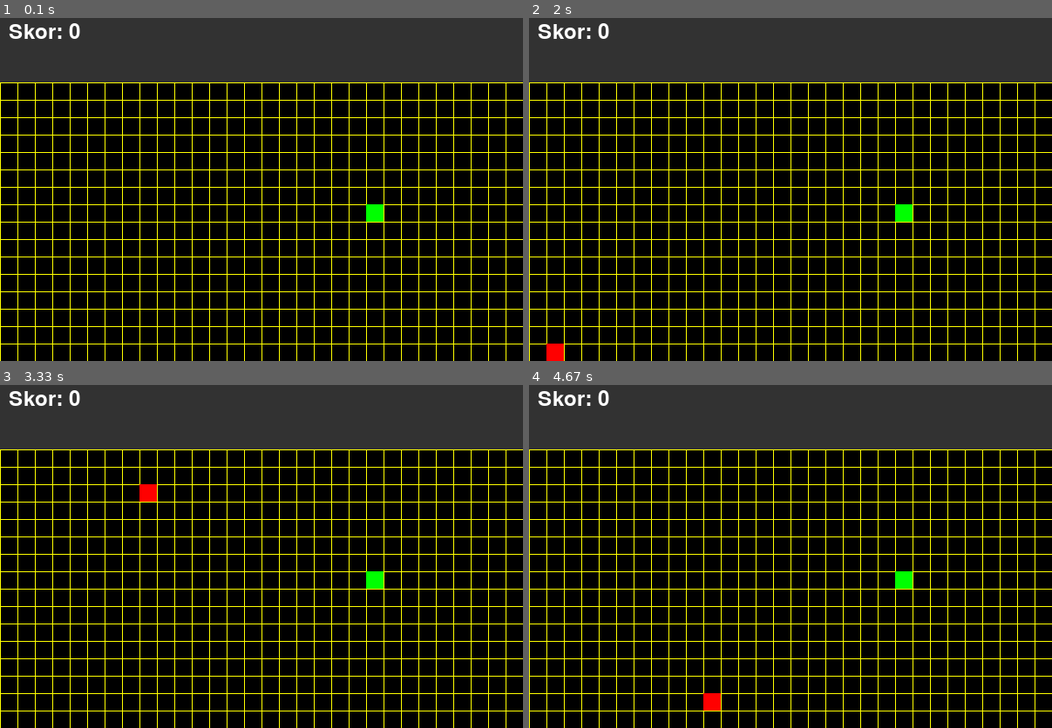
Above: before the commit, frames 1-4 (two rows, left to right).
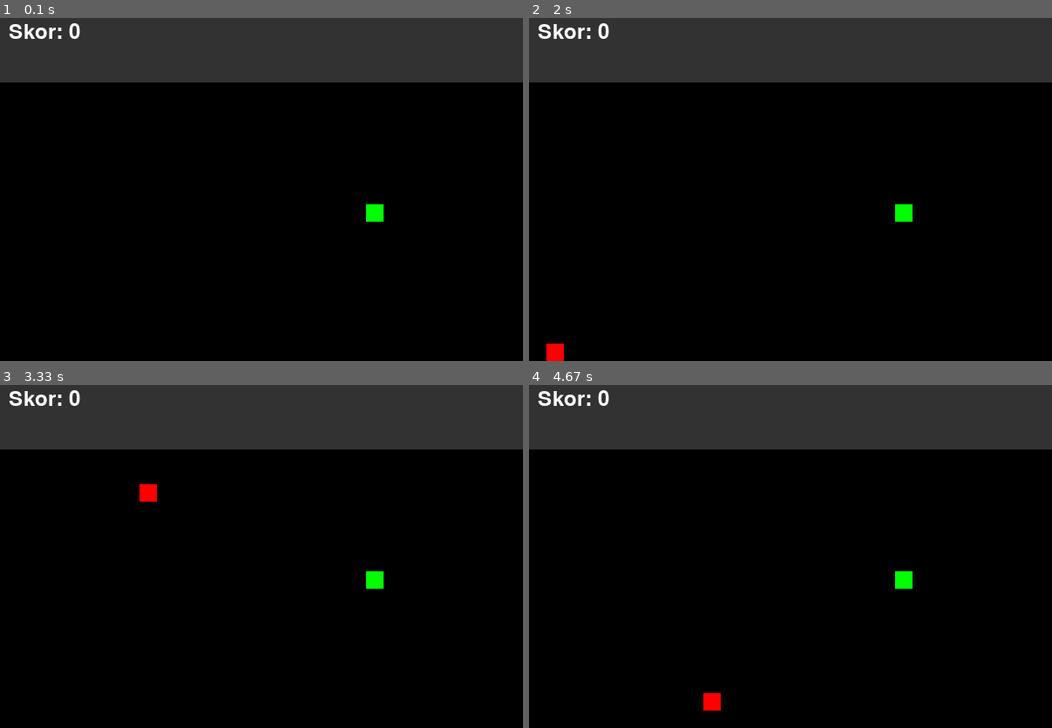
Above: after the commit, the same moments.

Repository: harigro/ular_pygame
Game: pygame game, started from ular.py
Same seed, same stepped clock (60 frames per second), same inputs: the game is played once before the commit and once after it.
Inputs:
- Up to frame 1 (0.1 s): no input
- Up to frame 2 (2 s): tap Enter at 0.33 s; hold W 1.17-1.63 s; hold D from 1.67 s (still down)
- Up to frame 3 (3.33 s): release D at 2.13 s; hold A 2.17-2.7 s; hold S 2.73-3.03 s; hold A from 3.07 s (still down)
- Up to frame 4 (4.67 s): release A at 3.47 s; hold W 3.5-3.87 s; hold D 3.9-4.53 s; hold S from 4.57 s (still down)

The runs differ from the first frame. In frame 1, 7.9% of the frame differs, in the area x 0-100%, y 18-100%; in frame 2, 7.9%; in frame 3, 7.9%; in frame 4, 7.9%.

Commit message:
menambah kelas kons dan objek sebagai kelas konstanta dan tuurunan

Diff:
--- a/ular.py
+++ b/ular.py
@@ -1,25 +1,38 @@
 import pygame as pg
 import sys
 from random import choice
-# from pygame_grid import GridDrawer
+from typing import Union
 
-class Makanan:
-    def __init__(self, lebar, tinggi, ukuran_grid, pembatas):
+class Kons:
+    def panjang(p: int) -> int:
+        return p
+
+    def skor(s: int) -> int:
+        return s
+
+    def batas(b: int) -> int:
+        return b
+
+class Objek:
+    def __init__(self, lebar: int, tinggi: int, ukuran_grid: int, pembatas: int):
         self.lebar = lebar
         self.tinggi = tinggi
+        self.ukuran_grid = ukuran_grid
         self.pembatas = pembatas
-        self.ukuran_grid = ukuran_grid
-        self.kotak = pg.Rect(0, 0, ukuran_grid, ukuran_grid)
-        self.kotak.topleft = self.posisi_acak()
 
     def posisi_acak(self):
         return [choice(range(self.pembatas, self.lebar-self.pembatas, self.ukuran_grid)),
                 choice(range(self.pembatas, self.tinggi-self.pembatas, self.ukuran_grid))]
 
+class Makanan(Objek):
+    def __init__(self, lebar, tinggi, ukuran_grid, pembatas):
+        super().__init__(lebar, tinggi, ukuran_grid, pembatas)
+        self.kotak = pg.Rect(0, 0, ukuran_grid, ukuran_grid)
+        self.kotak.topleft = self.posisi_acak()
+
     def pindah(self, ular_segmen):
         while True:
-            posisi_baru = self.posisi_acak()
-            self.kotak.topleft = posisi_baru
+            self.kotak.topleft = self.posisi_acak()
             if self.kotak not in ular_segmen:
                 break
 
@@ -27,7 +40,7 @@
     def __init__(self, lebar, tinggi, ukuran_grid, pembatas):
         super().__init__(lebar, tinggi, ukuran_grid, pembatas)
         self.segmen = []
-        self.panjang = 1
+        self.panjang = Kons.panjang(1)
         self.arah = "kanan"
 
     def gerak(self):
@@ -45,11 +58,11 @@
             self.segmen.pop(0)
 
     def pindahkan_ke_sisi_berlawanan(self):
+        # Tangani jika kepala ular melewati batas horizontal
         if self.kotak.right <= 0:
             self.kotak.left = self.lebar
         elif self.kotak.left >= self.lebar:
             self.kotak.right = 0
-
         # Tangani jika kepala ular melewati batas vertikal
         elif self.kotak.top < self.pembatas:
             # Jika melewati batas atas, pindahkan ke bawah layar
@@ -57,7 +70,6 @@
         elif self.kotak.bottom > self.tinggi:
             # Jika melewati batas bawah, pindahkan ke atas layar
             self.kotak.top = self.pembatas
-
         # Perbarui segmen agar sinkron dengan posisi kepala
         self.segmen[-1] = self.kotak.copy()
 
@@ -67,6 +79,26 @@
         self.kotak.topleft = self.posisi_acak()
         self.bekukan = False
 
+class BelahLayar(Objek):
+    def __init__(self, layar: pg.display, lebar: int, tinggi: int, ukuran_grid: int, pembatas: int):
+        super().__init__(lebar, tinggi, ukuran_grid, pembatas)
+        self.layar = layar
+
+    def daerah_skor(self, warna: Union[tuple[int, int, int], str] = (50, 50, 50)) -> None:
+        # Area skor (20% dari tinggi layar)
+        rect_skor = pg.Rect(0, 0, self.lebar, self.pembatas)
+        pg.draw.rect(self.layar, warna, rect_skor)
+
+    def daerah_permainan(self, warna: Union[tuple[int, int, int], str] = 'black', isi_grid = False) -> None:
+        # Area permainan (80% dari tinggi layar)
+        mainan = pg.Rect(0, self.pembatas, self.lebar, self.tinggi - self.pembatas)
+        pg.draw.rect(self.layar, warna, mainan)
+        if isi_grid:
+            for x in range(mainan.left, mainan.right, self.ukuran_grid):
+                pg.draw.line(self.layar, (255, 255, 0, 50), (x, mainan.top), (x, mainan.bottom))
+            for y in range(mainan.top, mainan.bottom, self.ukuran_grid):
+                pg.draw.line(self.layar, (255, 255, 0, 50), (mainan.left, y), (mainan.right, y))
+
 class Game:
     def __init__(self):
         pg.init()
@@ -75,9 +107,10 @@
         self.layar = pg.display.set_mode((self.lebar, self.tinggi), pg.NOFRAME)
         pg.display.set_caption('Ular')
         self.fps = pg.time.Clock()
-        self.ular = Ular(self.lebar, self.tinggi, self.ukuran_grid, self.tinggi//5)
-        self.makanan = Makanan(self.lebar, self.tinggi, self.ukuran_grid, self.tinggi//5)
-        self.skor = 0
+        self.pembatasan = Kons.batas(self.tinggi//5)
+        self.ular = Ular(self.lebar, self.tinggi, self.ukuran_grid, self.pembatasan)
+        self.makanan = Makanan(self.lebar, self.tinggi, self.ukuran_grid, self.pembatasan)
+        self.skor = Kons.skor(0)
         self.font = pg.font.SysFont('Arial', 24)
         self.jalan = True
 
@@ -100,29 +133,12 @@
                     self.ular.arah = 'kiri'
 
     def gambar(self):
-        # Warna untuk membedakan area
-        warna_skor = (50, 50, 50)  # Abu-abu gelap untuk latar skor
-        warna_latar_permainan = 'black'
-
-        # Area skor (20% dari tinggi layar)
-        tinggi_skor = self.tinggi // 5
-        rect_skor = pg.Rect(0, 0, self.lebar, tinggi_skor)
-
-        # Area permainan (80% dari tinggi layar)
-        rect_permainan = pg.Rect(0, tinggi_skor, self.lebar, self.tinggi - tinggi_skor)
-
-        # Isi warna untuk setiap area
-        pg.draw.rect(self.layar, warna_skor, rect_skor)
-        pg.draw.rect(self.layar, warna_latar_permainan, rect_permainan)
-
-        # Gambar grid secara manual di area permainan
-        for x in range(rect_permainan.left, rect_permainan.right, self.ukuran_grid):
-            pg.draw.line(self.layar, (255, 255, 0, 50), (x, rect_permainan.top), (x, rect_permainan.bottom))
-        for y in range(rect_permainan.top, rect_permainan.bottom, self.ukuran_grid):
-            pg.draw.line(self.layar, (255, 255, 0, 50), (rect_permainan.left, y), (rect_permainan.right, y))
+        belah = BelahLayar(self.layar, self.lebar, self.tinggi, self.ukuran_grid, self.pembatasan)
+        belah.daerah_skor()
+        belah.daerah_permainan()
 
         # Gambar teks skor di area skor
-        teks_skor = pg.font.Font(None, 36).render(f'Skor: {self.ular.panjang - 1}', True, 'white')
+        teks_skor = pg.font.Font(None, 36).render(f'Skor: {self.skor}', True, 'white')
         self.layar.blit(teks_skor, (10, 10))
 
         # Gambar elemen permainan di area permainan
@@ -133,11 +149,10 @@
         # Perbarui tampilan layar
         pg.display.flip()
 
-
     def cek_tabrakan(self):
         if self.ular.kotak.colliderect(self.makanan.kotak):
             self.ular.panjang += 1
-            self.skor += 10
+            self.skor += 5
             self.makanan.pindah(self.ular.segmen)
 
         if self.ular.segmen[0] in self.ular.segmen[1:]:
@@ -150,7 +165,6 @@
             self.kontrol()
             self.gambar()
             self.ular.gerak()
-            # self.ular.cek_keluar_layar()
             self.ular.pindahkan_ke_sisi_berlawanan()
             self.cek_tabrakan()
             self.fps.tick(9)
